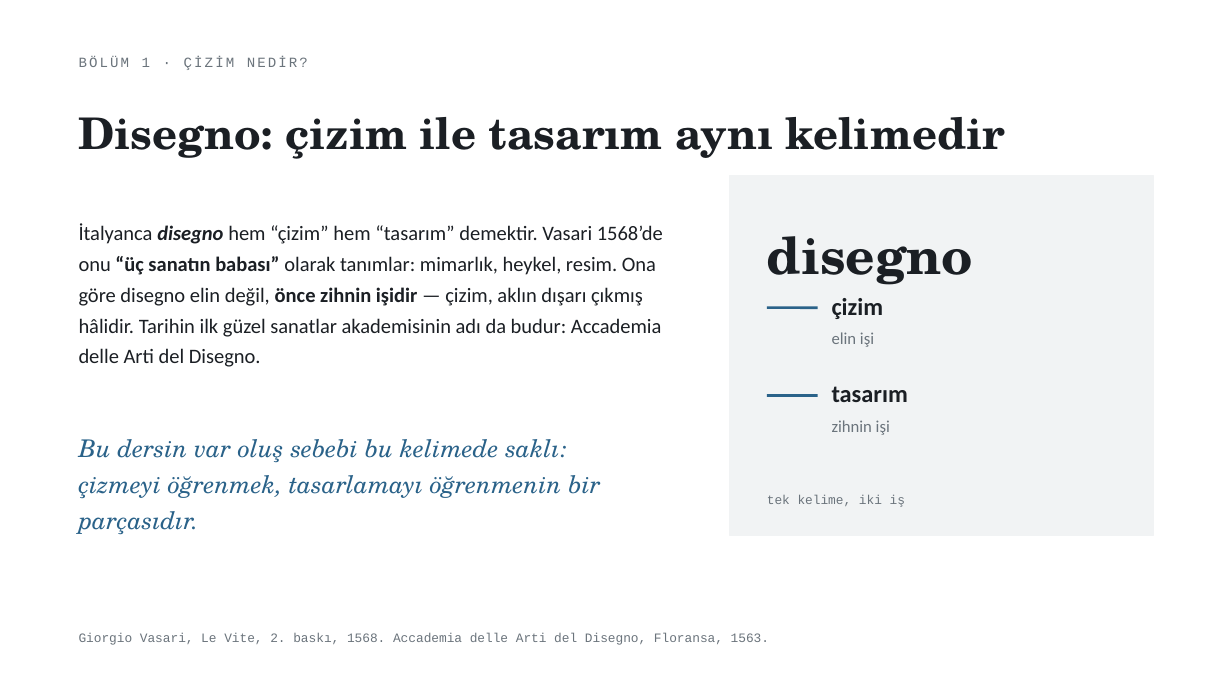
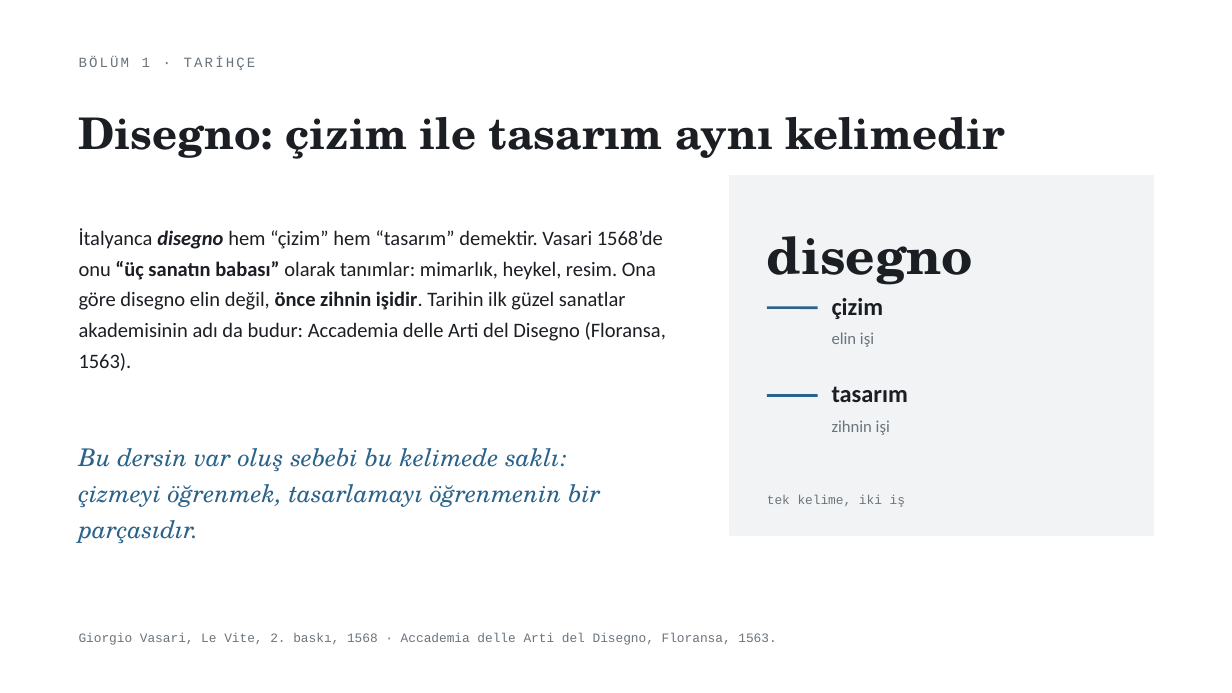
Before and after one commit to bunal91/sanat-ve-mekan, a slide deck: slide 7 of ders/serbest-cizim-teknikleri/02-1hafta-sunum.pptx. Drawn at 1232x693 pixels with LibreOffice and Linux fonts; fonts in the diff are those of the drawing. Boxes give left, top, right and bottom in pixels: in the first picture for what was removed or moved away, otherwise in the second. Text is boxed around its words. In the diff, an @@ line names an element or a change of style, - is before the commit and + after.

```diff
--- a/ders/serbest-cizim-teknikleri/02-1hafta-sunum.pptx
+++ b/ders/serbest-cizim-teknikleri/02-1hafta-sunum.pptx
@@ text at (79,57,256,70): text changed @@
-BÖLÜM 1 · ÇİZİM NEDİR?
+BÖLÜM 1 · TARİHÇE
@@ text at (79,228,666,371): text changed @@
-İtalyanca disegno hem “çizim” hem “tasarım” demektir. Vasari 1568’de onu “üç sanatın babası” olarak tanımlar: mimarlık, heykel, resim. Ona göre disegno elin değil, önce zihnin işidir — çizim, aklın dışarı çıkmış hâlidir. Tarihin ilk güzel sanatlar akademisinin adı da budur: Accademia delle Arti del Disegno.
+İtalyanca disegno hem “çizim” hem “tasarım” demektir. Vasari 1568’de onu “üç sanatın babası” olarak tanımlar: mimarlık, heykel, resim. Ona göre disegno elin değil, önce zihnin işidir. Tarihin ilk güzel sanatlar akademisinin adı da budur: Accademia delle Arti del Disegno (Floransa, 1563).
@@ text "Bu dersin var oluş sebebi ...": place and size @@
-text "Bu dersin var oluş sebebi ..." at (79,439,600,535)
+text "Bu dersin var oluş sebebi ..." at (79,448,600,544)
@@ text at (79,633,776,645): text changed @@
-Giorgio Vasari, Le Vite, 2. baskı, 1568. Accademia delle Arti del Disegno, Floransa, 1563.
+Giorgio Vasari, Le Vite, 2. baskı, 1568 · Accademia delle Arti del Disegno, Floransa, 1563.
```
Also in this commit, not shown: 21 other slides changed, 12 slides added, 11 slides removed, 2 other files.
